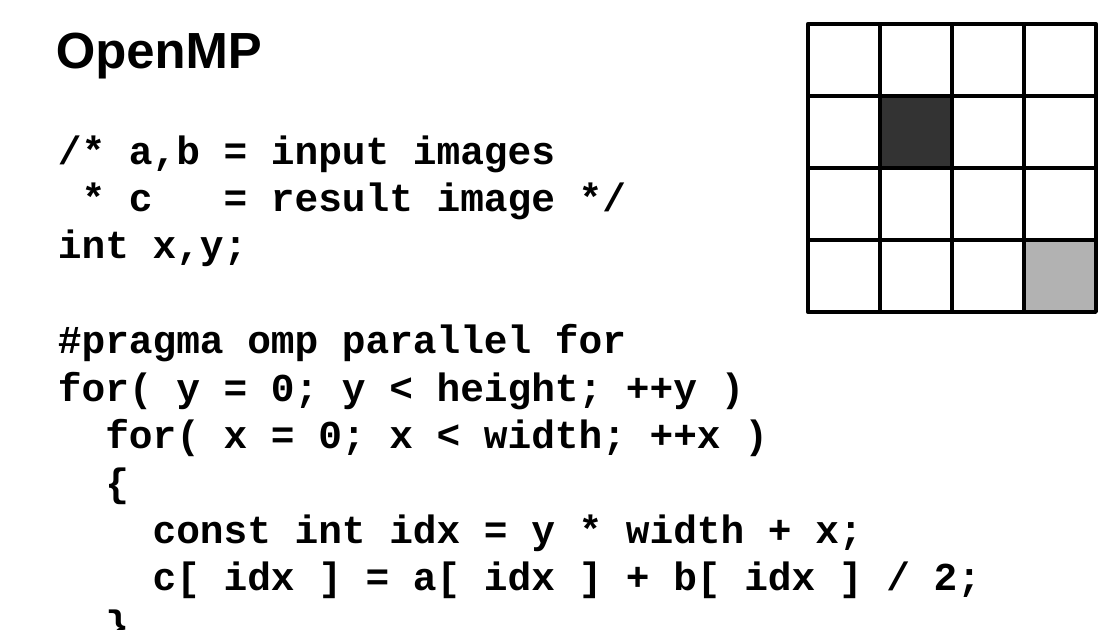
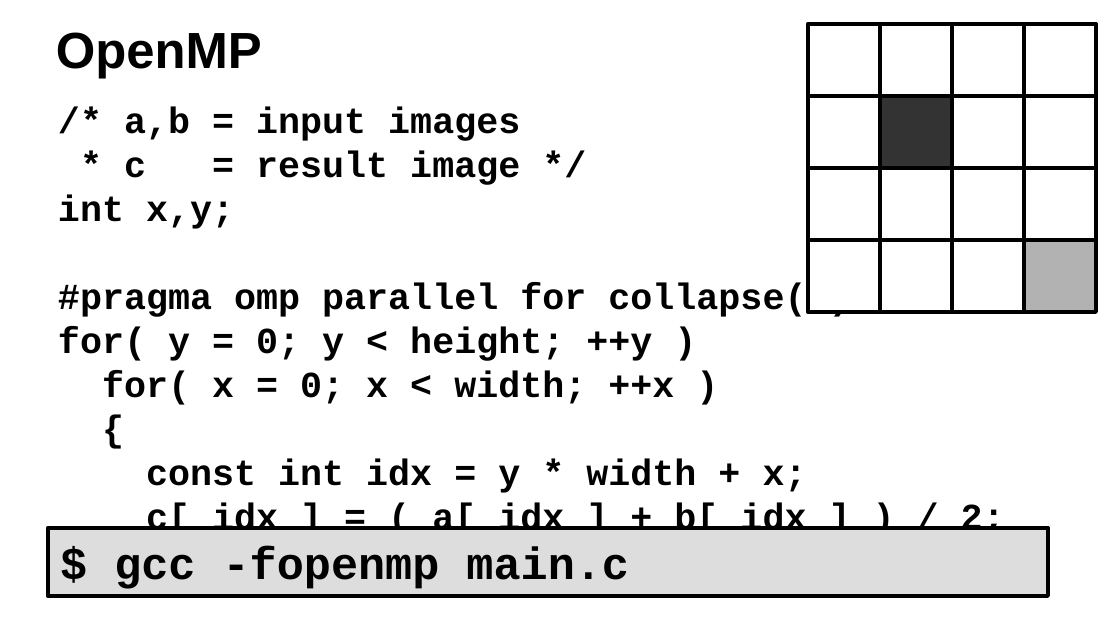
Before and after one commit to ax3l/datenspuren_2016, a slide deck: slide 19 of Slides.odp. Drawn at 1120x630 pixels with LibreOffice and Linux fonts; fonts in the diff are those of the drawing; background and template pictures are left out. Boxes give left, top, right and bottom in pixels: in the first picture for what was removed or moved away, otherwise in the second. Text is boxed around its words. In the diff, an @@ line names an element or a change of style, - is before the commit and + after.

```diff
--- a/Slides.odp
+++ b/Slides.odp
@@ text "/* a,b = input images": place and size @@
-text "/* a,b = input images" at box(58, 135, 981, 599)
+text "/* a,b = input images" at box(58, 107, 1005, 530)
@@ text at box(58, 107, 807, 493): size 28 to 26 pt in "/* a,b = input images", "* c = result image */", "int x,y;", "for( y = 0; y < height; ..." and 4 more places @@
@@ text at box(58, 283, 850, 317): text changed; size 28 to 26 pt @@
-#pragma omp parallel for
+#pragma omp parallel for collapse(2)
@@ text at box(146, 503, 1005, 530): text changed; size 28 to 26 pt @@
-c[ idx ] = a[ idx ] + b[ idx ] / 2;
+c[ idx ] = ( a[ idx ] + b[ idx ] ) / 2;
@@ rectangle added at box(48, 528, 1048, 597), fill #DDDDDD, outline #000000 3 pt, 32 pt, text #000000, bold @@
+$ gcc -fopenmp main.c
```
Also in this commit, not shown: 5 other slides changed, 8 slides added.
